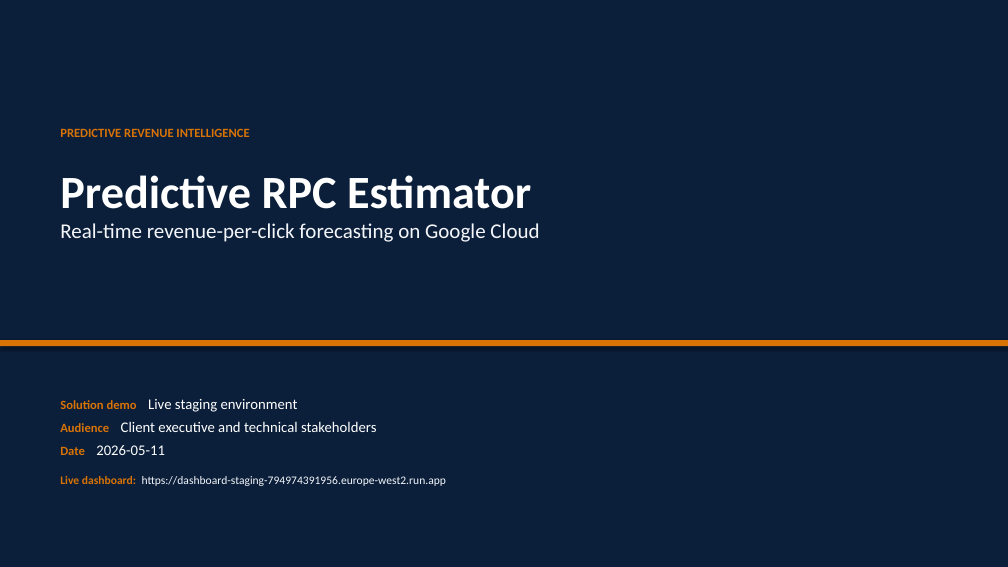
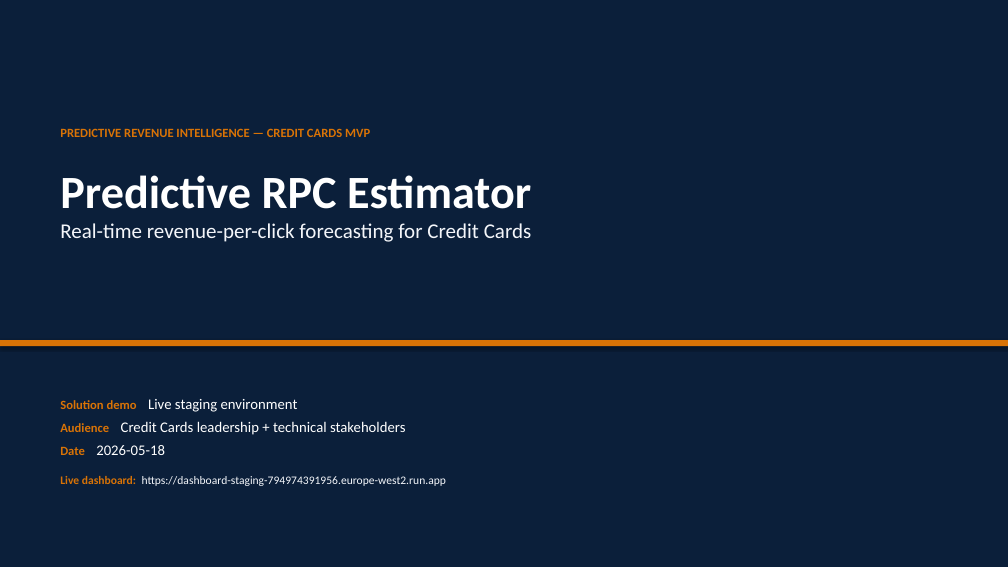
Before and after one commit to asmeyatsky-work/msm, a slide deck: slide 1 of docs/client-demo-deck.pptx. Drawn at 1008x567 pixels with LibreOffice and Linux fonts; fonts in the diff are those of the drawing. Boxes give left, top, right and bottom in pixels: in the first picture for what was removed or moved away, otherwise in the second. Text is boxed around its words. In the diff, an @@ line names an element or a change of style, - is before the commit and + after.

```diff
--- a/docs/client-demo-deck.pptx
+++ b/docs/client-demo-deck.pptx
@@ text at <box>60,128,370,137</box>: text changed @@
-PREDICTIVE REVENUE INTELLIGENCE
+PREDICTIVE REVENUE INTELLIGENCE — CREDIT CARDS MVP
@@ text at <box>60,223,532,242</box>: text changed @@
-Real-time revenue-per-click forecasting on Google Cloud
+Real-time revenue-per-click forecasting for Credit Cards
@@ text at <box>60,421,406,455</box>: text changed @@
-Audience Client executive and technical stakeholders
-Date 2026-05-11
+Audience Credit Cards leadership + technical stakeholders
+Date 2026-05-18
```
Also in this commit, not shown: 13 other slides changed, 1 slide added, 1 other file.
